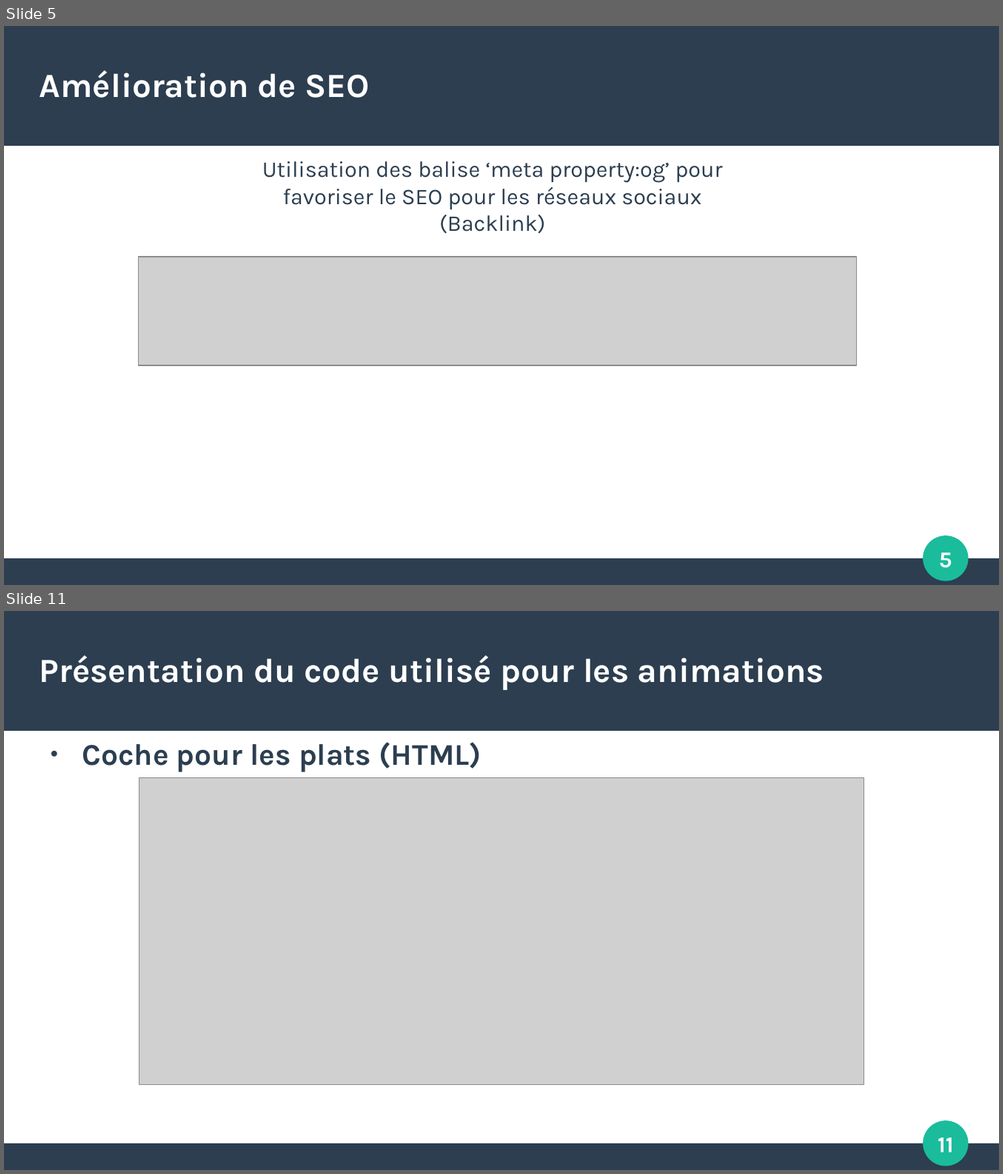
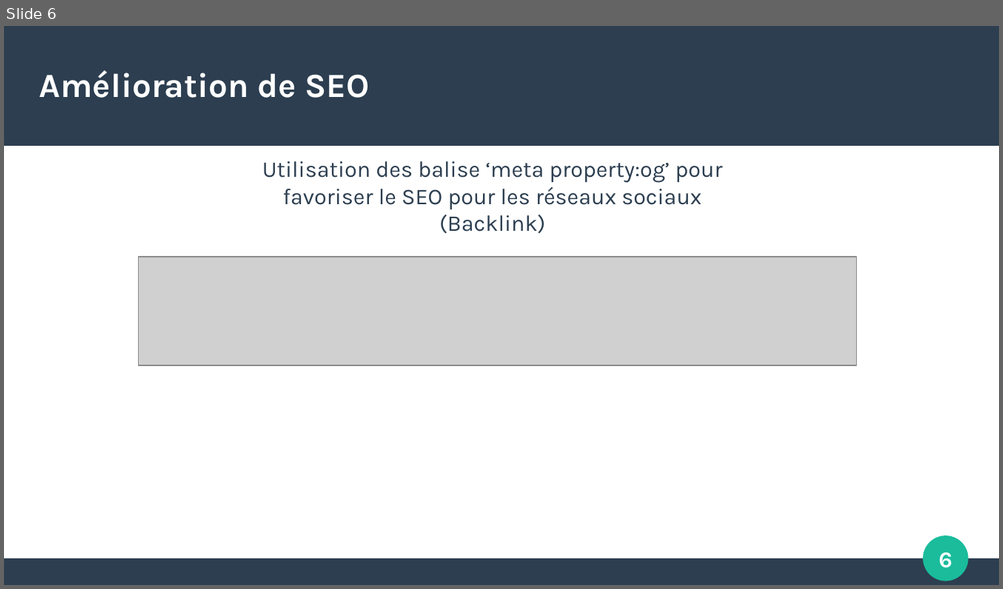
Before and after one commit to pigloo63/Projet4OPC, a slide deck: Docs/Rapport d'optimisation.odp. Shown one above the other, each under a label of ours: slides 5 and 11 before the commit, slide 6 after it; the slides between them are not shown. The pictures are 1003x1174 and 1003x589 pixels, drawn with LibreOffice and Linux fonts; fonts in the diff are those of the drawing; grey boxes stand for pictures. Boxes give left, top, right and bottom in pixels: in the first picture for what was removed or moved away, otherwise in the second. Text is boxed around its words. In the diff, an @@ line names an element or a change of style, - is before the commit and + after.

```diff
--- a/Docs/Rapport d'optimisation.odp
+++ b/Docs/Rapport d'optimisation.odp
@@ slide 11 removed at bbox=[4, 611, 999, 1170], background #FFFFFF; not listed: 4 template elements that a slide beside it also shows @@
@@ title removed at bbox=[40, 655, 824, 690] @@
-Présentation du code utilisé pour les animations
@@ text removed at bbox=[82, 742, 481, 772] @@
-● Coche pour les plats (HTML)
@@ picture removed at bbox=[139, 778, 864, 1086] @@
@@ what was slide 5 is now slide 6 @@
@@ page number at bbox=[939, 553, 953, 568]: text changed @@
-5
+6
```
Also in this commit, not shown: 6 slides changed, 9 slides added, 7 other slides removed, 5 other files.
